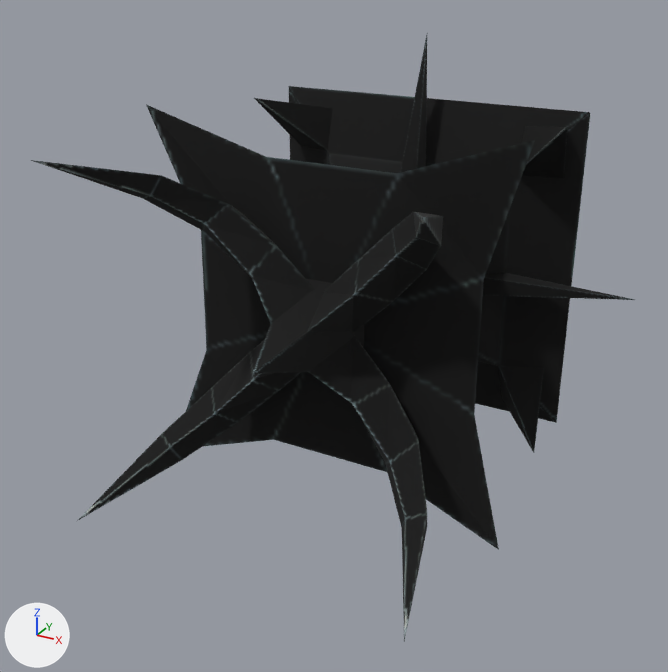
The OBJ model sceneobjs/juqing_fuben_253/juqing_fuben_253_building_taizi_01.obj as it was, and as the next commit left it.
One viewpoint serves both versions: a 50 mm lens placed at (120.0, -340.0, 102.0), pointed at (-10.0, -104.0, -16.0). The lights are fixed; the arrows at lower left show +X, +Y and +Z. Where no turn or scale is listed for an object, it has been applied to the vertices.

Objects in the first picture: 'juqing_fuben_253_building_taizi_01'.
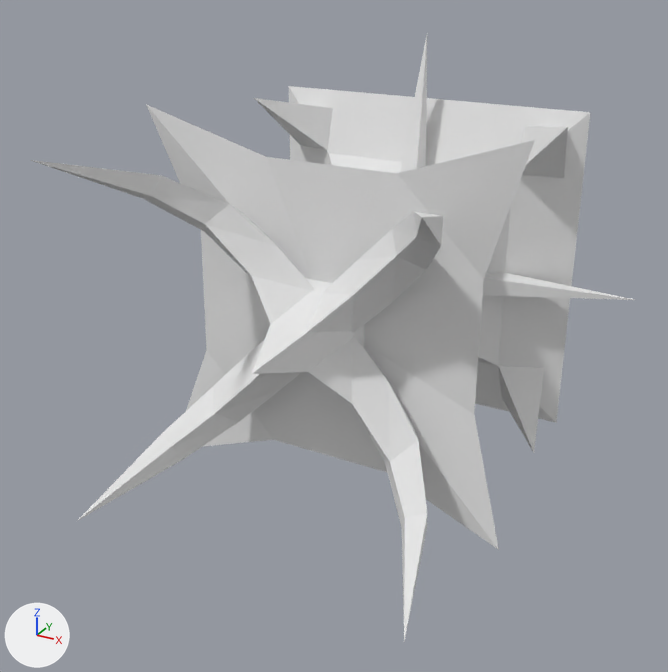
Location of each change, (x1, y1, x2, y2) in pixels of the pictures (668 x 672 px):
'juqing_fuben_253_building_taizi_01', recoloured (black to grey)
    both: (31, 35, 635, 641)

Patch to the scene script:
```diff
--- a/sceneobjs/juqing_fuben_253/juqing_fuben_253_building_taizi_01.obj.py
+++ b/sceneobjs/juqing_fuben_253/juqing_fuben_253_building_taizi_01.obj.py
@@ mat_material_1_1 @@
+mat_material_1_1 = principled_material('material_1')
+mat_material_1_1.base_color = (0.8, 0.8, 0.8)  # white #e7e7e7
+mat_material_1_1.roughness = 1.0
@@ me_juqing_fuben_253_building_taizi_01 @@
 me_juqing_fuben_253_building_taizi_01.from_pydata(...)  # 148 vertices, 208 faces; spans x -74.0..74.0, y -181.0..0.0, z -74.0..74.0
-me_juqing_fuben_253_building_taizi_01.materials.append(mat_material_1)  # picture img_juqing_fuben_253_building_taizi_01_png
+me_juqing_fuben_253_building_taizi_01.materials.append(mat_material_1_1)  # white #e7e7e7
```
